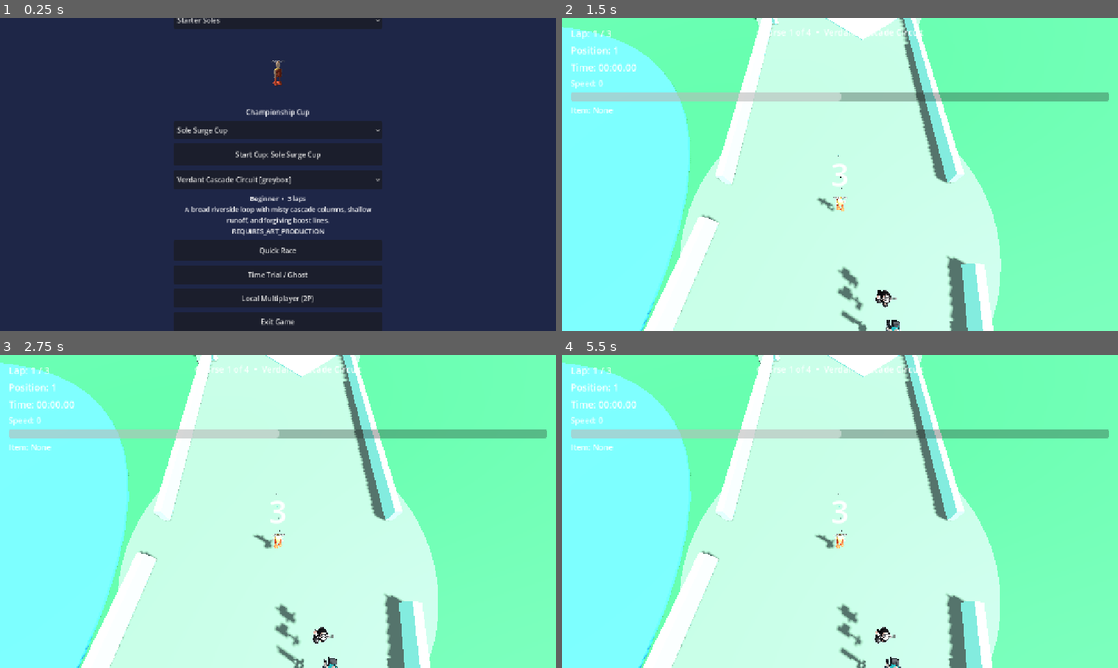
Above: before the commit, frames 1-4 (two rows, left to right).
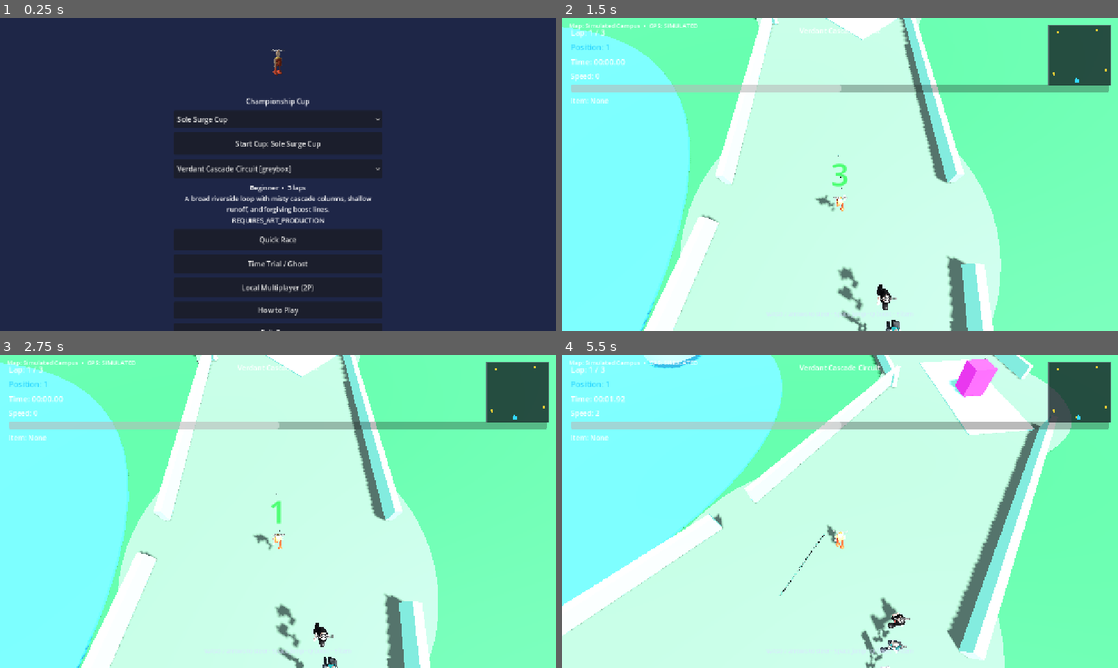
Above: after the commit, the same moments.

Repository: gunnchOS3k/pedestrian-pursuit
Game: Godot game, scene res://scenes/main/MainMenu.tscn
Same seed, same stepped clock (60 frames per second), same inputs: the game is played once before the commit and once after it.
Inputs:
- Up to frame 1 (0.25 s): no input
- Up to frame 2 (1.5 s): click "Quick Race" at 0.5 s; tap Enter (ui_accept) at 1.25 s; hold D (move_right) from 1.28 s (still down); tap Q (boost) at 1.35 s
- Up to frame 3 (2.75 s): tap Space (jump) at 1.52, 1.82, 2.27, 2.3, 2.57 s; tap E (use_item) at 1.55, 2.1 s; release D (move_right) at 2.03 s; hold S (brake) from 2.03 s (still down)
- Up to frame 4 (5.5 s): release S (brake) at 2.78 s; hold D (move_right) 2.78-3.53 s; tap Space (jump) at 2.85, 3.77, 4.07, 4.52, 4.55, 4.82, 5.27 s; tap Q (boost) at 3.05, 3.6, 5.3 s; hold W (accelerate) 3.53-4.28 s; tap E (use_item) at 3.8 s; hold Shift (drift) 4.28-5.03 s; hold A (move_left) from 4.28 s (still down); tap Up (p2_accelerate) at 5.1 s

The runs differ from the first frame. In frame 1, 12% of the frame differs, in the area x 31-69%, y 0-100%; in frame 2, 8.8%; in frame 3, 8.8%; in frame 4, 45%, in the area x 0-99%, y 0-100%.
Error before the commit: Parse Error: Cannot infer the type of "forward" variable because the value doesn't have a set type. (res://scripts/items/ItemManager.gd:109)

Commit message:
fix(godot): restore headless RaceScene load and lock main smoke
Godot 4.5 typed-inference parse failures left ItemManager/RaceManager
unattached; repair that path, expand headless product-state coverage, and
record PEDESTRIAN_MAIN_GODOT_HEADLESS_PASS without claiming Alpha exit.

Co-authored-by: Cursor <cursoragent@cursor.com>

Diff:
--- a/scripts/ai/AIRacerController.gd
+++ b/scripts/ai/AIRacerController.gd
@@ -59,7 +59,11 @@
 	_ai_accel = cmd.accelerate
 	_ai_drift = cmd.drift
 	_ai_use_item = bool(cmd.get("use_item", false))
-	if _ai_use_item and item_manager and not str(item_manager.held_item_id).is_empty():
+	var held := ""
+	if item_manager != null and item_manager.get("held_item_id") != null:
+		held = str(item_manager.get("held_item_id"))
+	if _ai_use_item and not held.is_empty() and item_manager.has_method("use_held_item"):
 		item_manager.use_held_item(self)
-	set_meta("held_item_ready", item_manager != null and not str(item_manager.held_item_id).is_empty())
+		held = str(item_manager.get("held_item_id")) if item_manager.get("held_item_id") != null else ""
+	set_meta("held_item_ready", not held.is_empty())
 	super._physics_process(delta)
--- a/scripts/items/ItemManager.gd
+++ b/scripts/items/ItemManager.gd
@@ -97,16 +97,18 @@
 		return
 	# Delayed hit so victims can shield / slide / break draft.
 	tree.create_timer(warn).timeout.connect(func ():
-		if not is_instance_valid(racer):
+		if not is_instance_valid(racer) or not (racer is Node3D):
 			return
+		var source := racer as Node3D
 		for other in tree.get_nodes_in_group("racers"):
 			if other == racer or not (other is Node3D):
 				continue
-			var to_other: Vector3 = other.global_position - racer.global_position
+			var victim := other as Node3D
+			var to_other: Vector3 = victim.global_position - source.global_position
 			to_other.y = 0.0
 			if to_other.length() > 14.0:
 				continue
-			var forward := -racer.global_transform.basis.z
+			var forward: Vector3 = -source.global_transform.basis.z
 			forward.y = 0.0
 			if forward.length_squared() < 0.001:
 				continue
--- a/scripts/race/RaceManager.gd
+++ b/scripts/race/RaceManager.gd
@@ -141,7 +141,7 @@
 	for racer in _racers:
 		if racer == null:
 			continue
-		var place := position_tracker.get_position_for(racer)
+		var place: int = int(position_tracker.get_position_for(racer))
 		racer.set_meta("race_place_estimate", place)
 
 
--- a/scripts/ui/MainMenu.gd
+++ b/scripts/ui/MainMenu.gd
@@ -38,12 +38,76 @@
 	_setup_preview_viewport()
 	_ensure_settings_ui()
 	_ensure_mode_buttons()
+	_ensure_howto_button()
 	_ensure_cup_and_shoe_pickers()
 	_load_content()
 	_populate_device_picker()
 	_sync_a11y_toggles()
 	$VBox/CupLabel.text = "ALPHA  •  8 COURSES  •  2 CUPS"
 	$VBox/Subtitle.text = "Wave E Alpha — greybox depth, not content-complete"
+
+
+func _ensure_howto_button() -> void:
+	var vbox: VBoxContainer = $VBox
+	if vbox.get_node_or_null("HowToPlayButton") != null:
+		var existing := vbox.get_node("HowToPlayButton") as Button
+		if existing and not existing.pressed.is_connected(_on_howto_play):
+			existing.pressed.connect(_on_howto_play)
+		return
+	var btn := Button.new()
+	btn.name = "HowToPlayButton"
+	btn.text = "How to Play"
+	btn.custom_minimum_size = Vector2(0, 40)
+	vbox.add_child(btn)
+	var quit := vbox.get_node_or_null("QuitButton")
+	if quit != null:
+		vbox.move_child(btn, quit.get_index())
+	btn.pressed.connect(_on_howto_play)
+
+
+func _on_howto_play() -> void:
+	var existing := get_node_or_null("HowToPlayOverlay")
+	if existing != null:
+		existing.visible = true
+		return
+	var overlay := ColorRect.new()
+	overlay.name = "HowToPlayOverlay"
+	overlay.color = Color(0.05, 0.07, 0.12, 0.92)
+	overlay.set_anchors_preset(Control.PRESET_FULL_RECT)
+	overlay.mouse_filter = Control.MOUSE_FILTER_STOP
+	add_child(overlay)
+	var panel := VBoxContainer.new()
+	panel.set_anchors_preset(Control.PRESET_CENTER)
+	panel.offset_left = -280
+	panel.offset_right = 280
+	panel.offset_top = -220
+	panel.offset_bottom = 220
+	panel.add_theme_constant_override("separation", 10)
+	overlay.add_child(panel)
+	var title := Label.new()
+	title.text = "How to Play"
+	title.horizontal_alignment = HORIZONTAL_ALIGNMENT_CENTER
+	title.add_theme_font_size_override("font_size", 28)
+	panel.add_child(title)
+	var body := Label.new()
+	body.autowrap_mode = TextServer.AUTOWRAP_WORD_SMART
+	body.horizontal_alignment = HORIZONTAL_ALIGNMENT_LEFT
+	body.add_theme_font_size_override("font_size", 15)
+	body.text = (
+		"Race on foot across greybox championship courses.\n\n"
+		+ "Steer A/D · Accelerate W · Brake S\n"
+		+ "Jump Space · Drift Shift · Slide Ctrl\n"
+		+ "Boost Q · Use Item E · Pause Esc\n\n"
+		+ "Modes: Quick Race, Cup (save/resume), Time Trial with ghost, Local 2P shared screen.\n"
+		+ "Items warn before hitting — shield, slide, or jump for counterplay.\n"
+		+ "Accessibility toggles live on this menu (reduce motion, larger UI, auto-accel, colorblind HUD)."
+	)
+	panel.add_child(body)
+	var close := Button.new()
+	close.text = "Got it"
+	close.custom_minimum_size = Vector2(0, 44)
+	close.pressed.connect(func (): overlay.visible = false)
+	panel.add_child(close)
 
 
 func _ensure_mode_buttons() -> void:
--- /dev/null
+++ b/tests/AlphaProductStateTest.gd
@@ -0,0 +1,262 @@
+extends SceneTree
+const _TrackCatalog = preload("res://scripts/data/TrackCatalog.gd")
+const _CourseTrack = preload("res://scripts/tracks/CourseTrack.gd")
+
+## Headless product-state smoke for post-merge main:
+## modes, both cups / 8 tracks, items, AI tiers, ghost save/load, local MP, a11y save.
+
+
+func _initialize() -> void:
+	call_deferred("_run")
+
+
+func _run() -> void:
+	var failures := PackedStringArray()
+	var gm := root.get_node_or_null("GameManager")
+	if gm == null:
+		gm = preload("res://scripts/core/GameManager.gd").new()
+		gm.name = "GameManager"
+		root.add_child(gm)
+
+	_test_modes(gm, failures)
+	_test_both_cups_and_tracks(failures)
+	_test_items(failures)
+	_test_ai_tiers(failures)
+	_test_ghost_save_load(failures)
+	_test_local_mp_race_scene(gm, failures)
+	_test_time_trial_race_scene(gm, failures)
+	_test_a11y_persist(failures)
+	_test_main_menu_scene(failures)
+
+	if failures.is_empty():
+		print("AlphaProductStateTest PASS — modes/cups/tracks/items/AI/ghost/local-MP/a11y.")
+		quit(0)
+	else:
+		for failure in failures:
+			push_error(failure)
+		quit(1)
+
+
+func _test_modes(gm: Node, failures: PackedStringArray) -> void:
+	gm.start_quick_race("verdant_cascade_circuit")
+	if str(gm.mode_label()) != "Quick Race" or int(gm.ai_field_size) != 3:
+		failures.append("Quick Race mode state invalid")
+	gm.start_time_trial("tideglass_harbor")
+	if not bool(gm.is_time_trial()) or int(gm.ai_field_size) != 0:
+		failures.append("Time Trial mode should clear AI field")
+	gm.start_local_mp("neon_switchyard", 2)
+	if not bool(gm.is_local_mp()) or int(gm.local_mp_players) != 2 or int(gm.ai_field_size) != 2:
+		failures.append("Local MP mode state invalid")
+	var cup := _TrackCatalog.load_cup("sole_surge_cup")
+	if not gm.start_cup("sole_surge_cup", cup.get("track_ids", [])):
+		failures.append("Cup mode failed to start")
+	elif str(gm.mode_label()) != "Cup":
+		failures.append("Cup mode label wrong")
+
+
+func _test_both_cups_and_tracks(failures: PackedStringArray) -> void:
+	var cup_ids := _TrackCatalog.list_cup_ids()
+	if cup_ids.size() < 2:
+		failures.append("expected >=2 cups, got %d" % cup_ids.size())
+	var seen := {}
+	for cup_id in cup_ids:
+		var cup := _TrackCatalog.load_cup(str(cup_id))
+		if cup.is_empty():
+			failures.append("cup '%s' empty" % cup_id)
+			continue
+		var tracks: Array = cup.get("track_ids", [])
+		if tracks.size() != 4:
+			failures.append("cup '%s' expected 4 tracks, got %d" % [cup_id, tracks.size()])
+		for track_id in tracks:
+			var tid := str(track_id)
+			seen[tid] = true
+			var data := _TrackCatalog.load_track(tid)
+			if data.is_empty():
+				failures.append("track '%s' failed to load" % tid)
+				continue
+			var course: Node = _CourseTrack.new()
+			course.configure(data)
+			root.add_child(course)
+			if not course.build():
+				failures.append("track '%s' failed to build" % tid)
+			course.queue_free()
+	if seen.size() < 8:
+		failures.append("unique track count %d < 8" % seen.size())
+
+
+func _test_items(failures: PackedStringArray) -> void:
+	var ids := ItemData.all_alpha_ids()
+	if ids.size() < 6:
+		failures.append("item catalog below Alpha floor")
+		return
+	for item_id in ids:
+		var def := ItemData.load_by_id(item_id)
+		if def.is_empty() or str(def.get("id", "")) != item_id:
+			failures.append("item '%s' failed to load" % item_id)
+			continue
+		if not def.has("counterplay") and not def.has("warning_seconds"):
+			failures.append("item '%s' missing counterplay/warning metadata" % item_id)
+	var mgr: Node = preload("res://scripts/items/ItemManager.gd").new()
+	root.add_child(mgr)
+	# Wait one frame so _ready loads defs.
+	await process_frame
+	mgr.grant_random_item()
+	if str(mgr.held_item_id).is_empty():
+		failures.append("ItemManager.grant_random_item produced empty hold")
+	var held := str(mgr.held_item_id)
+	# turbo_toes path does not require current_scene; force a known safe id.
+	mgr.held_item_id = "turbo_toes"
+	var dummy := CharacterBody3D.new()
+	root.add_child(dummy)
+	var boost := Node.new()
+	boost.name = "BoostSystem"
+	boost.set_script(load("res://scripts/player/BoostSystem.gd"))
+	dummy.add_child(boost)
+	mgr.use_held_item(dummy)
+	if not str(mgr.held_item_id).is_empty():
+		failures.append("use_held_item did not clear held item (%s -> %s)" % [held, mgr.held_item_id])
+	dummy.queue_free()
+	mgr.queue_free()
+
+
+func _test_ai_tiers(failures: PackedStringArray) -> void:
+	var follower: Node = preload("res://scripts/ai/AIPathFollower.gd").new()
+	root.add_child(follower)
+	for tier_name in ["rookie", "standard", "ace"]:
+		var tier_enum = follower.Tier.STANDARD
+		match tier_name:
+			"rookie":
+				tier_enum = follower.Tier.ROOKIE
+			"ace":
+				tier_enum = follower.Tier.ACE
+			_:
+				tier_enum = follower.Tier.STANDARD
+		follower.set_tier(tier_enum)
+		follower.configure_route_plan(tier_name == "ace", -1.2 if tier_name == "ace" else 0.0)
+		var look := float(follower.look_ahead)
+		var speed := float(follower.speed_multiplier)
+		var magnet := float(follower.magnet_strength)
+		match tier_name:
+			"rookie":
+				if look >= 10.0 or speed >= 0.85 or magnet <= 0.0:
+					failures.append("rookie tier defaults look wrong")
+			"standard":
+				if magnet != 0.0 or speed < 0.85:
+					failures.append("standard tier defaults look wrong")
+			"ace":
+				if look < 12.0 or speed < 0.9 or magnet != 0.0:
+					failures.append("ace tier defaults look wrong")
+	follower.queue_free()
+
+
+func _test_ghost_save_load(failures: PackedStringArray) -> void:
+	var recorder: Node = preload("res://scripts/race/GhostRecorder.gd").new()
+	root.add_child(recorder)
+	var body := Node3D.new()
+	root.add_child(body)
+	body.global_position = Vector3(1.0, 1.0, 2.0)
+	var track_id := "verdant_cascade_circuit"
+	# Clear prior ghost so save is deterministic.
+	var path := "user://time_trial_ghost_%s.json" % track_id
+	if FileAccess.file_exists(path):
+		DirAccess.remove_absolute(ProjectSettings.globalize_path(path))
+	recorder.begin(track_id)
+	for _i in 5:
+		recorder.tick(0.05, body)
+		body.global_position.x += 0.5
+	if not bool(recorder.finish_and_save(12.5)):
+		failures.append("ghost finish_and_save failed")
+	var samples: Array = recorder.load_samples(track_id)
+	if samples.size() < 3:
+		failures.append("ghost load_samples returned %d samples" % samples.size())
+	var player: Node3D = preload("res://scripts/race/GhostPlayer.gd").new()
+	root.add_child(player)
+	player.start(samples)
+	if not player.visible:
+		failures.append("GhostPlayer should be visible when samples exist")
+	player.queue_free()
+	body.queue_free()
+	recorder.queue_free()
+
+
+func _test_local_mp_race_scene(gm: Node, failures: PackedStringArray) -> void:
+	gm.start_local_mp("verdant_cascade_circuit", 2)
+	var packed := load("res://scenes/race/RaceScene.tscn")
+	if packed == null:
+		failures.append("RaceScene.tscn failed to load")
+		return
+	var race: Node = packed.instantiate()
+	root.add_child(race)
+	await create_timer(0.35).timeout
+	if not is_instance_valid(race):
+		failures.append("Local MP RaceScene died during boot")
+		return
+	var p2 := race.get_node_or_null("Player2Racer")
+	if p2 == null:
+		failures.append("Local MP missing Player2Racer")
+	var racers := race.get_tree().get_nodes_in_group("racers")
+	# Player + P2 + up to 2 AI.
+	if racers.size() < 2:
+		failures.append("Local MP expected >=2 racers, got %d" % racers.size())
+	race.queue_free()
+	await process_frame
+
+
+func _test_time_trial_race_scene(gm: Node, failures: PackedStringArray) -> void:
+	gm.start_time_trial("verdant_cascade_circuit")
+	var packed := load("res://scenes/race/RaceScene.tscn")
+	if packed == null:
+		failures.append("RaceScene.tscn failed to load for TT")
+		return
+	var race: Node = packed.instantiate()
+	root.add_child(race)
+	await create_timer(0.35).timeout
+	if not is_instance_valid(race):
+		failures.append("Time Trial RaceScene died during boot")
+		return
+	if race.get_node_or_null("GhostRecorder") == null:
+		failures.append("Time Trial missing GhostRecorder")
+	if race.get_node_or_null("GhostPlayer") == null:
+		failures.append("Time Trial missing GhostPlayer")
+	race.queue_free()
+	await process_frame
+
+
+func _test_a11y_persist(failures: PackedStringArray) -> void:
+	var a11y := root.get_node_or_null("AccessibilitySettings")
+	if a11y == null:
+		a11y = preload("res://scripts/core/AccessibilitySettings.gd").new()
+		a11y.name = "AccessibilitySettings"
+		root.add_child(a11y)
+		await process_frame
+	a11y.set_reduce_motion(true)
+	a11y.set_larger_ui(true)
+	a11y.set_colorblind_safe_hud(true)
+	if a11y.camera_shake_allowed():
+		failures.append("reduce_motion should block camera shake")
+	if a11y.get_ui_scale_multiplier() < 1.2:
+		failures.append("larger_ui scale too small")
+	# Reload from disk.
+	var a11y2: Node = preload("res://scripts/core/AccessibilitySettings.gd").new()
+	root.add_child(a11y2)
+	await process_frame
+	if not bool(a11y2.reduce_motion) or not bool(a11y2.larger_ui) or not bool(a11y2.colorblind_safe_hud):
+		failures.append("accessibility settings did not persist")
+	a11y.set_reduce_motion(false)
+	a11y.set_larger_ui(false)
+	a11y.set_colorblind_safe_hud(false)
+	a11y2.queue_free()
+
+
+func _test_main_menu_scene(failures: PackedStringArray) -> void:
+	var packed := load("res://scenes/main/MainMenu.tscn")
+	if packed == null:
+		failures.append("MainMenu.tscn failed to load")
+		return
+	var menu: Node = packed.instantiate()
+	root.add_child(menu)
+	await process_frame
+	if not is_instance_valid(menu):
+		failures.append("MainMenu died on instantiate")
+	else:
+		menu.queue_free()
Not shown, added: scripts/player/DraftingSystem.gd.uid
Not shown, added: scripts/player/RailGrindSystem.gd.uid
Not shown, added: scripts/race/GhostPlayer.gd.uid
Not shown, added: scripts/race/GhostRecorder.gd.uid
Not shown, added: tests/AlphaProductStateTest.gd.uid
Not shown, changed: README.md
Not shown, added: docs/ALPHA_EXIT_STATUS.md
Not shown, added: docs/PEDESTRIAN_MAIN_GODOT_HEADLESS_PASS.md
Not shown, changed: docs/WAVE_E_ALPHA_STATUS.md
Not shown, added: tools/run_godot_headless.sh
